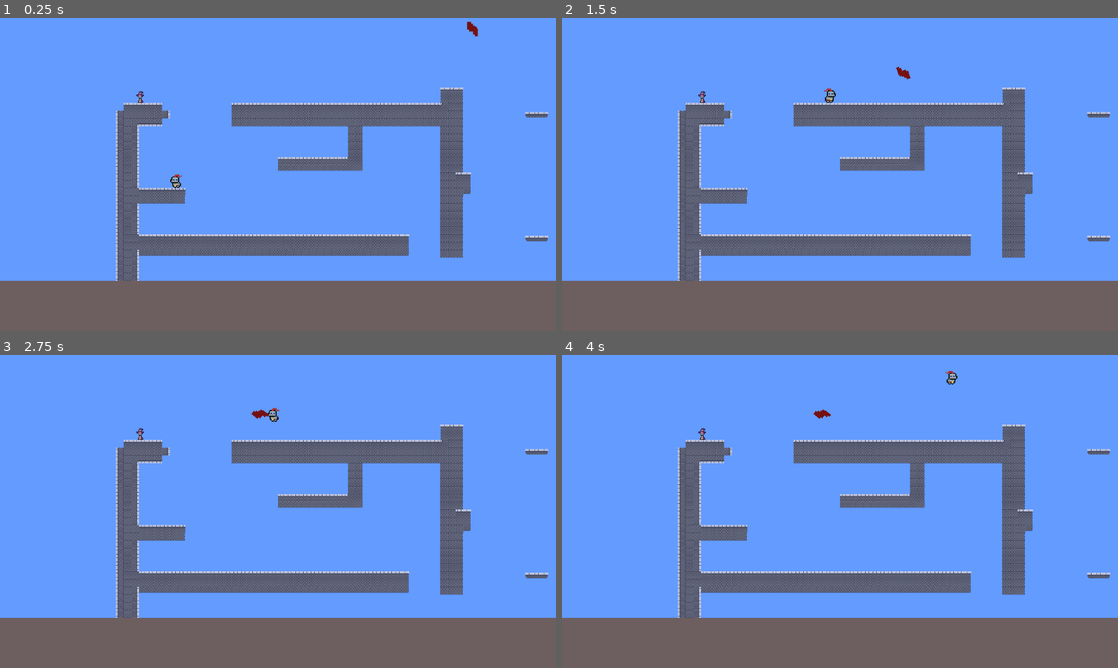
Above: before the commit, frames 1-4 (two rows, left to right).
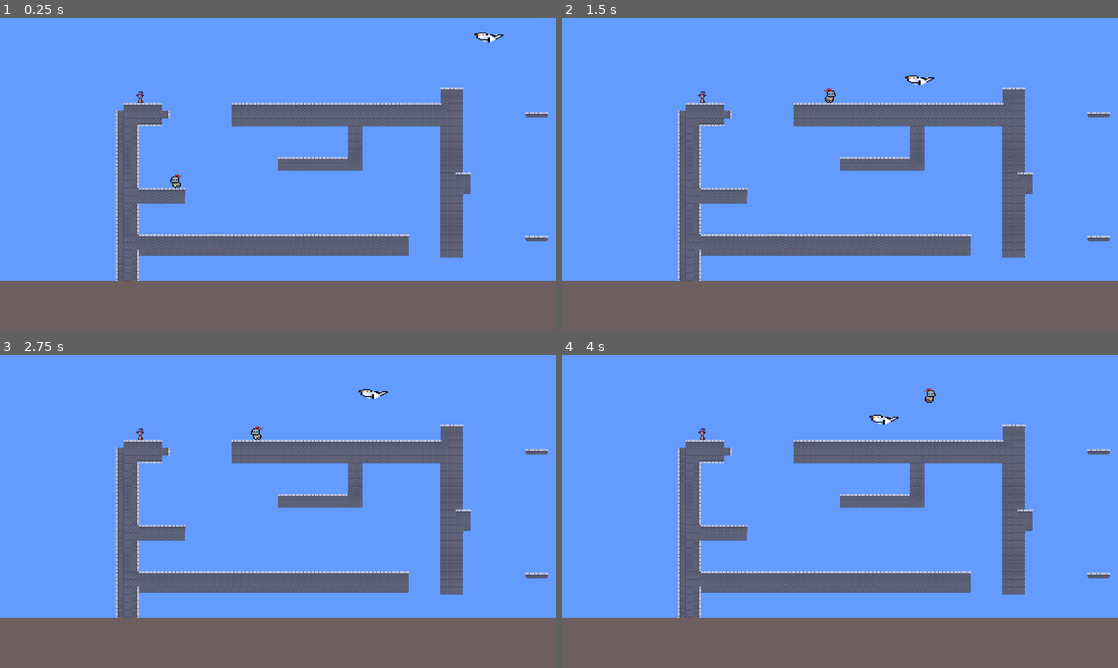
Above: after the commit, the same moments.

Repository: TheVugx/castle
Game: Godot game, scene res://Scenes/Game.tscn
Same seed, same stepped clock (60 frames per second), same inputs: the game is played once before the commit and once after it.
Inputs:
- Up to frame 1 (0.25 s): no input
- Up to frame 2 (1.5 s): tap Enter (ui_accept) at 0.5, 0.77 s; hold Right (ui_right) from 0.53 s (still down)
- Up to frame 3 (2.75 s): tap Enter (ui_accept) at 1.52 s; release Right (ui_right) at 2.03 s; hold Left (ui_left) from 2.03 s (still down)
- Up to frame 4 (4 s): release Left (ui_left) at 2.78 s; hold Right (ui_right) from 2.78 s (still down); tap Enter (ui_accept) at 3.02, 3.77 s

The runs differ from the first frame. In frame 1, 0.2% of the frame differs, in the area x 84-91%, y 1-8%; in frame 2, 0.2%; in frame 3, 0.3%; in frame 4, 0.3%, in the area x 45-72%, y 5-23%.

Commit message:
Working: AI pajaro
Ataque en forma de "U", incompleto:
 - movimiento básico: ataque, cambiar de lado, volver a atacar
   completado (sin revisar)
 - falta programar todos los estado restantes (por el momento):
    - IDLE, LOCK, DIVE, AT_SUCCESS, AT_FAILURE, RETURN

Diff:
--- a/Scenes/Componentes/bird.tscn
+++ b/Scenes/Componentes/bird.tscn
@@ -1,21 +1,21 @@
 [gd_scene load_steps=4 format=3 uid="uid://24dmskulhh4e"]
 
 [ext_resource type="Script" uid="uid://bwn1y12qo8hde" path="res://Scripts/bird.gd" id="1_l4oia"]
-[ext_resource type="Texture2D" uid="uid://cpskfm5s4qulr" path="res://Assets/Enemy/bird.png" id="2_l4oia"]
+[ext_resource type="Texture2D" uid="uid://deeb8sws3dwx6" path="res://Assets/Pajaro-1t.png" id="2_l4oia"]
 
-[sub_resource type="RectangleShape2D" id="RectangleShape2D_rjy6s"]
-size = Vector2(10, 16)
+[sub_resource type="CircleShape2D" id="CircleShape2D_l4oia"]
+radius = 7.07107
 
 [node name="Bird" type="CharacterBody2D"]
 script = ExtResource("1_l4oia")
 
 [node name="Sprite2D" type="Sprite2D" parent="."]
 texture_filter = 1
-position = Vector2(-2.38419e-07, 0)
 scale = Vector2(2, 1)
 texture = ExtResource("2_l4oia")
-hframes = 3
+centered = false
 region_rect = Rect2(1, 16, 14, 16.0266)
 
 [node name="CollisionShape2D" type="CollisionShape2D" parent="."]
-shape = SubResource("RectangleShape2D_rjy6s")
+position = Vector2(8, -1)
+shape = SubResource("CircleShape2D_l4oia")
--- a/Scripts/bird.gd
+++ b/Scripts/bird.gd
@@ -7,7 +7,7 @@
 @export var dive_duration := 1.2
 @export var dive_depth := 30.0
 @export var dive_cooldown := 2.0
-@export var return_speed := 140.0
+@export var return_speed := 100.0
 @export var bank_strength := 0.12
 
 # ==============================
@@ -32,15 +32,9 @@
 # attack direction memory
 var last_attack_dir := Vector2.ZERO
 
-# ==============================
-# READY
-# ==============================
 func _ready():
 	home_position = global_position
 
-# ==============================
-# PROCESS
-# ==============================
 func _physics_process(delta):
 	if cooldown_timer > 0.0:
 		cooldown_timer -= delta
@@ -49,32 +43,29 @@
 
 	match state:
 		State.IDLE:
-			print("idle")
+			#print("idle")
 			pass
 
 		State.LOCK:
-			print("lock")
+			#print("lock")
 			lock_target()
 
 		State.DIVE:
-			print("dive")
+			#print("dive")
 			dive_behavior(delta)
 
 		State.AT_SUCCESS:
-			print("success")
-			pass
+			#print("success")
+			end_dive()
 
 		State.AT_FAILURE:
-			print("failure")
+			#print("failure")
 			pass
 
 		State.RETURN:
 			print("return")
 			return_home(delta)
 
-# ==============================
-# EXTERNAL API
-# ==============================
 func set_target(t: Node2D):
 	target = t
 	can_attack = true
@@ -85,19 +76,17 @@
 	can_attack = false
 	state = State.IDLE
 
-# ==============================
-# LOGIC
-# ==============================
 func lock_target():
-	if target == null:
-		state = State.IDLE
-		return
+#	if target == null:
+#		print("target is NULL")
+#		 state = State.IDLE
+# 	 	return
 	start_dive()
 
 func start_dive():
-	if not can_attack or target == null:
-		state = State.IDLE
-		return
+#	if not can_attack or target == null:
+#		state = State.IDLE
+#		return
 
 	can_attack = false
 	cooldown_timer = dive_cooldown
@@ -122,26 +111,24 @@
 		last_attack_dir = motion.normalized()
 
 	var collision = move_and_collide(motion)
-
-	if collision and attack_active:
+	if collision: # and attack_active:
 		var collider = collision.get_collider()
 		if collider and collider.is_in_group("player"):
 			print("HIT PLAYER DURING DIVE")
-			on_hit_player(collider)
+			state = State.AT_SUCCESS
+#			on_hit_player(collider)
 
+	#if motion.length() > 0.001:
+	#	rotation = lerp_angle(rotation, motion.angle(), bank_strength)
+	#	attack_active = (t > 0.35 and t < 0.65)
 
-	if motion.length() > 0.001:
-		rotation = lerp_angle(rotation, motion.angle(), bank_strength)
+	#if t >= 1.0:
+	#	end_dive()
 
-		attack_active = (t > 0.35 and t < 0.65)
-
-	if t >= 1.0:
-		end_dive()
-
-func on_hit_player(player):
-	if player.has_method("take_damage"):
-		player.take_damage(10)
-	state = State.AT_SUCCESS
+#func on_hit_player(player):
+#	if player.has_method("take_damage"):
+#		player.take_damage(10)
+#	state = State.AT_SUCCESS
 
 
 func end_dive():
@@ -167,10 +154,8 @@
 
 		global_position = new_pos
 
-	state = State.AT_SUCCESS
-# ==============================
-# RETURN
-# ==============================
+	state = State.LOCK
+
 func return_home(delta):
 	var dir = home_position - global_position
 	if dir.length() < 5.0:
@@ -183,9 +168,6 @@
 	velocity = dir.normalized() * return_speed
 	move_and_slide()
 
-# ==============================
-# MATH
-# ==============================
 func bezier(p0: Vector2, p1: Vector2, p2: Vector2, t: float) -> Vector2:
 	var u = 1.0 - t
 	return u * u * p0 + 2 * u * t * p1 + t * t * p2
Binary file added: Assets/Pajaro-1t.png
Not shown, added: Assets/Pajaro-1t.png.import
